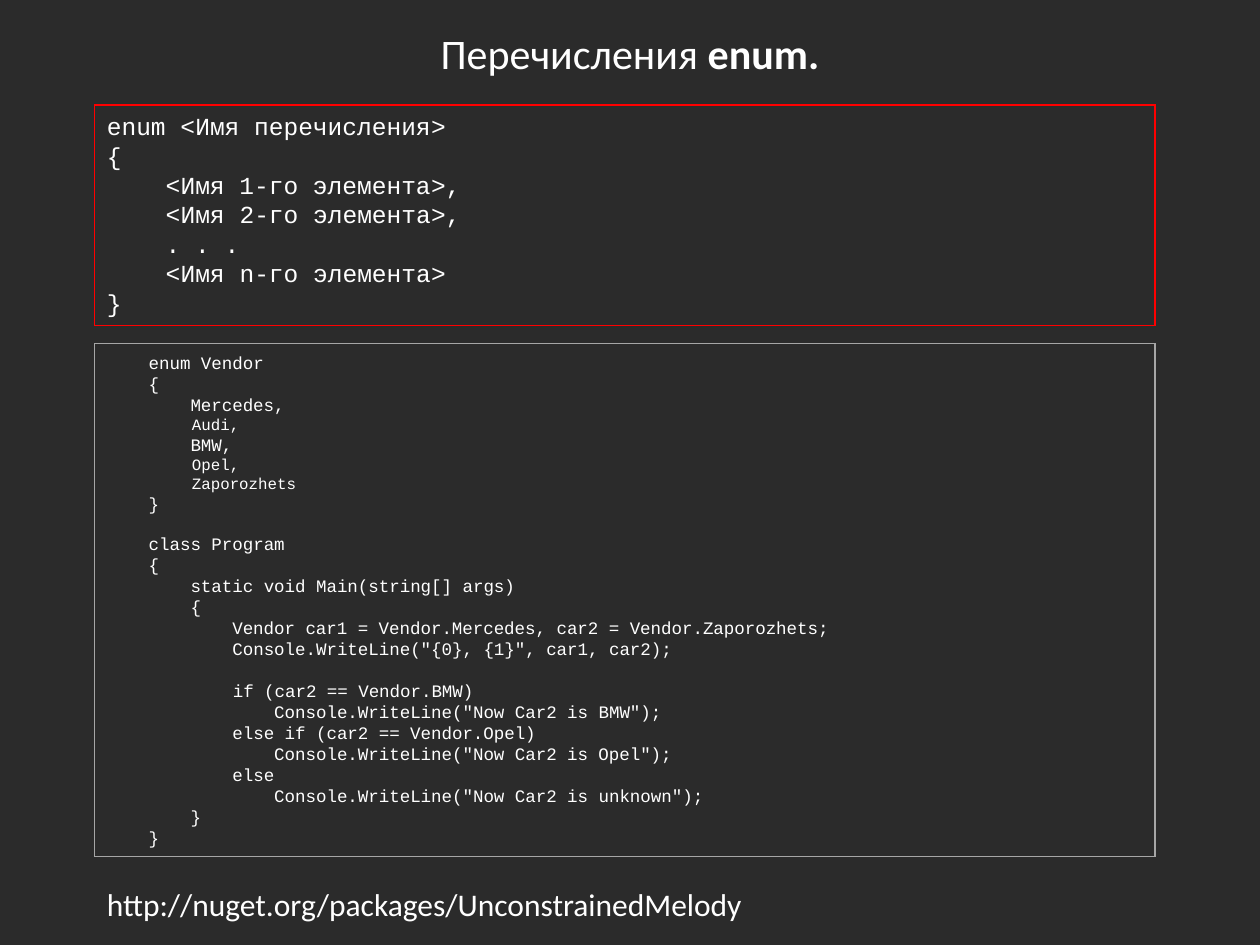
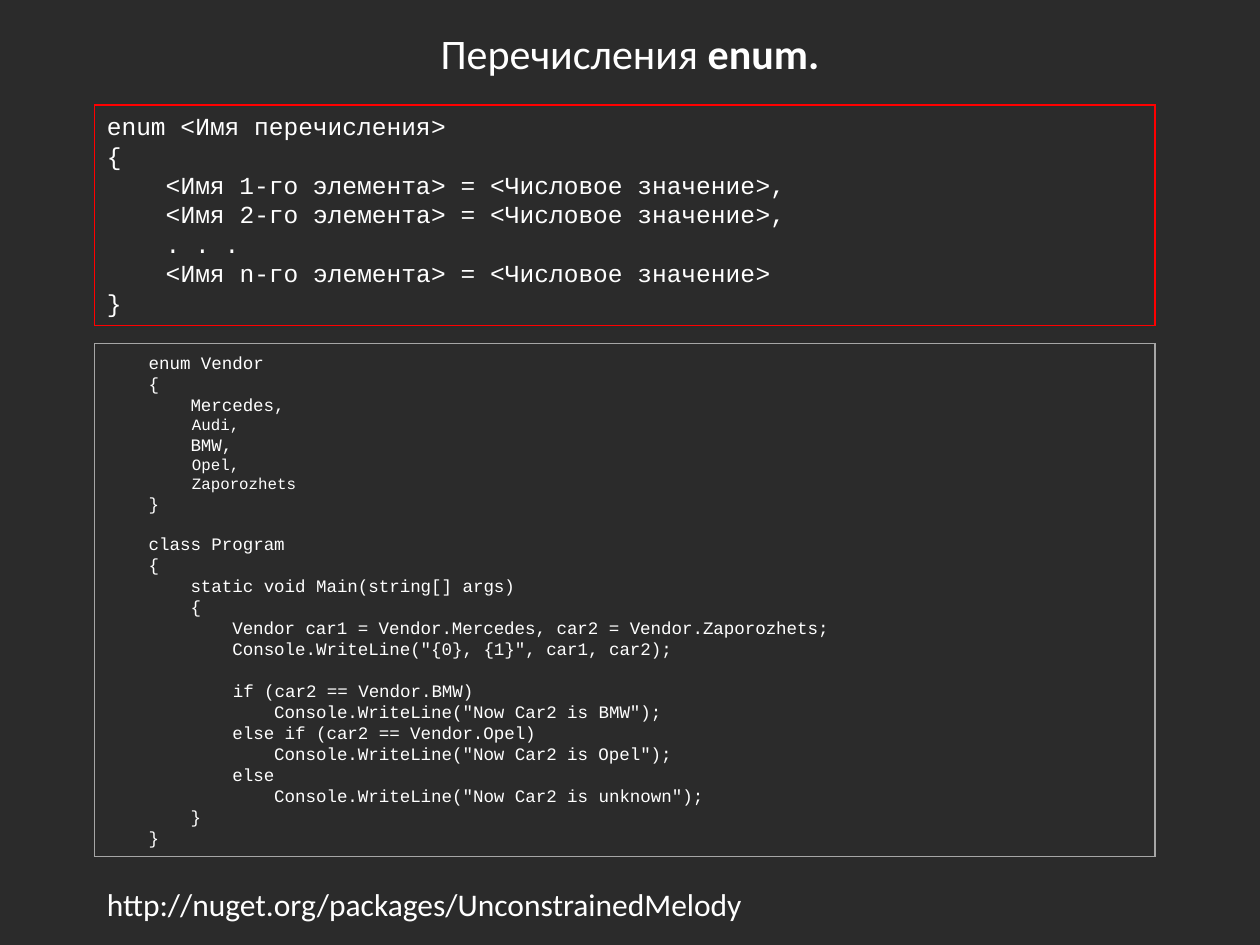
Before and after one commit to bazile/Training, a slide deck: slide 36 of Presentation/lesson-01.pptx. Drawn at 1260x945 pixels with LibreOffice and Linux fonts; fonts in the diff are those of the drawing; background and template pictures are left out; a plain dark background stands for a picture behind light text. Boxes give left, top, right and bottom in pixels: in the first picture for what was removed or moved away, otherwise in the second. Text is boxed around its words. In the diff, an @@ line names an element or a change of style, - is before the commit and + after.

```diff
--- a/Presentation/lesson-01.pptx
+++ b/Presentation/lesson-01.pptx
@@ text in rectangle at bbox=[166, 178, 785, 228]: text changed @@
-<Имя 1-го элемента>,
-<Имя 2-го элемента>,
+<Имя 1-го элемента> = <Числовое значение>,
+<Имя 2-го элемента> = <Числовое значение>,
@@ text in rectangle at bbox=[166, 266, 770, 283]: text changed @@
-<Имя n-го элемента>
+<Имя n-го элемента> = <Числовое значение>
```
Also in this commit, not shown: 1 other slide changed, 3 other files.
